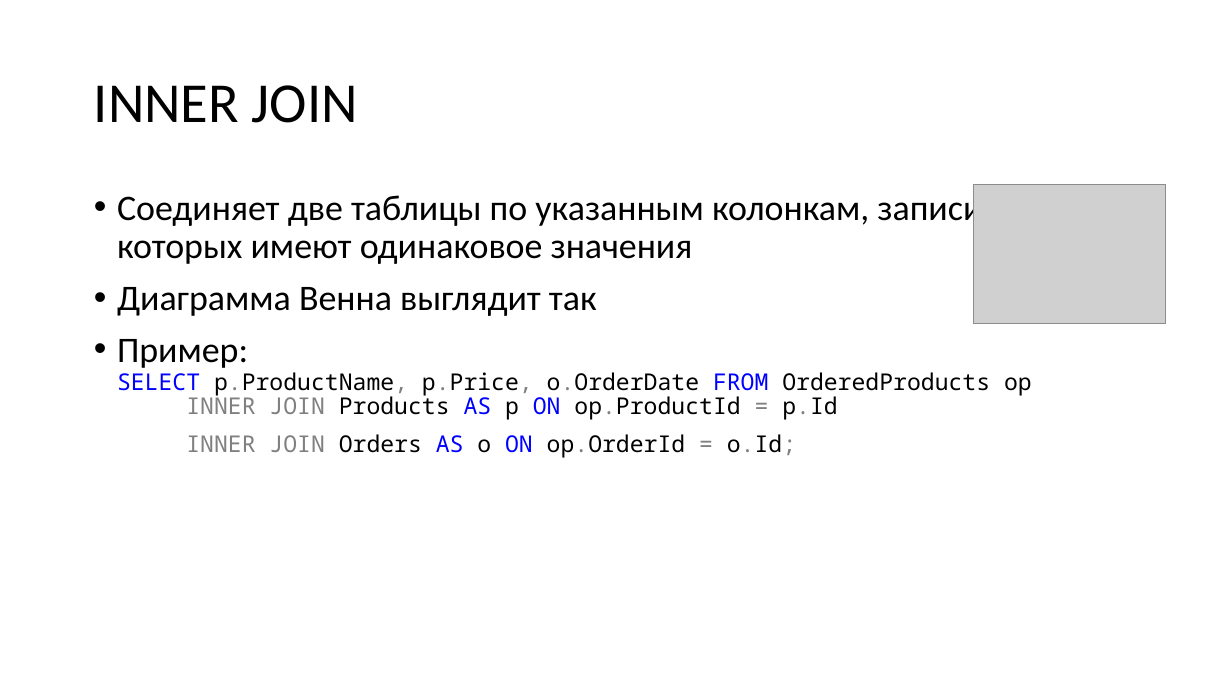
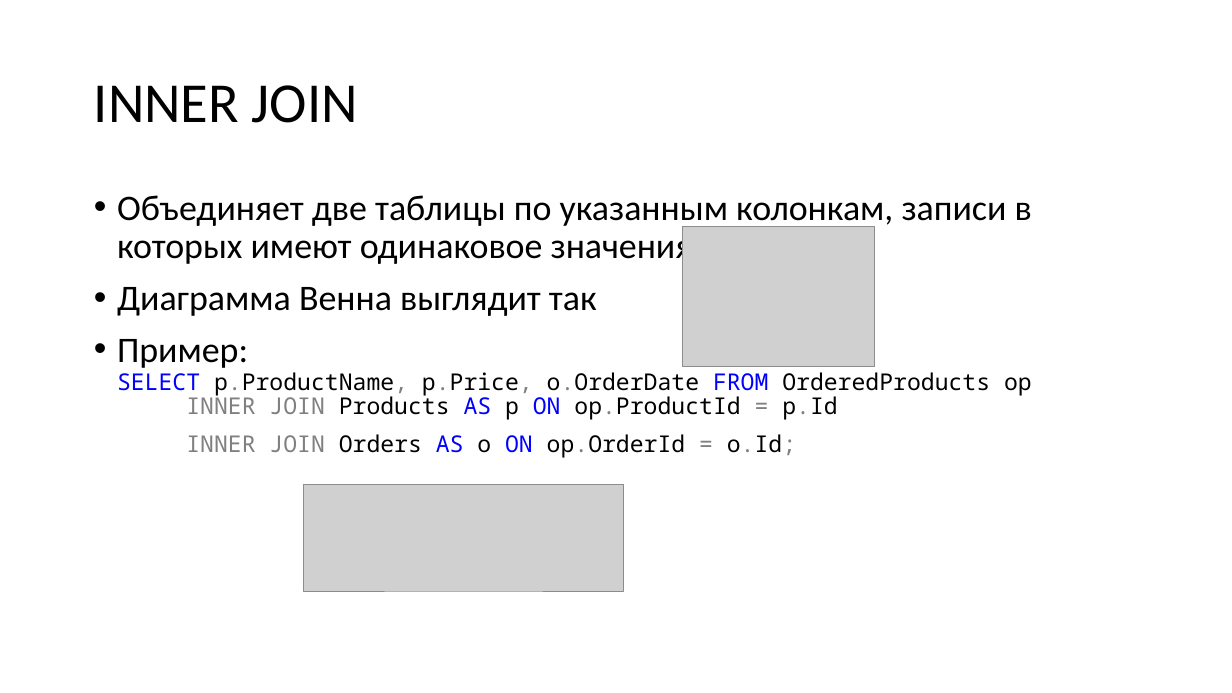
Before and after one commit to dmitriykuptsov/SQL, a slide deck: slide 20 of sql.pptx. Drawn at 1232x693 pixels with LibreOffice and Linux fonts; fonts in the diff are those of the drawing; grey boxes stand for pictures. Boxes give left, top, right and bottom in pixels: in the first picture for what was removed or moved away, otherwise in the second. Text is boxed around its words. In the diff, an @@ line names an element or a change of style, - is before the commit and + after.

```diff
--- a/sql.pptx
+++ b/sql.pptx
@@ text at bbox=[117, 195, 1032, 268]: text changed @@
-• Соединяет две таблицы по указанным колонкам, записи в которых имеют одинаковое значения
+• Объединяет две таблицы по указанным колонкам, записи в которых имеют одинаковое значения
@@ picture: place and size @@
-picture at bbox=[974, 185, 1166, 324]
+picture at bbox=[682, 227, 874, 367]
@@ picture added at bbox=[303, 484, 624, 592] @@
```
Also in this commit, not shown: 8 other slides changed.
